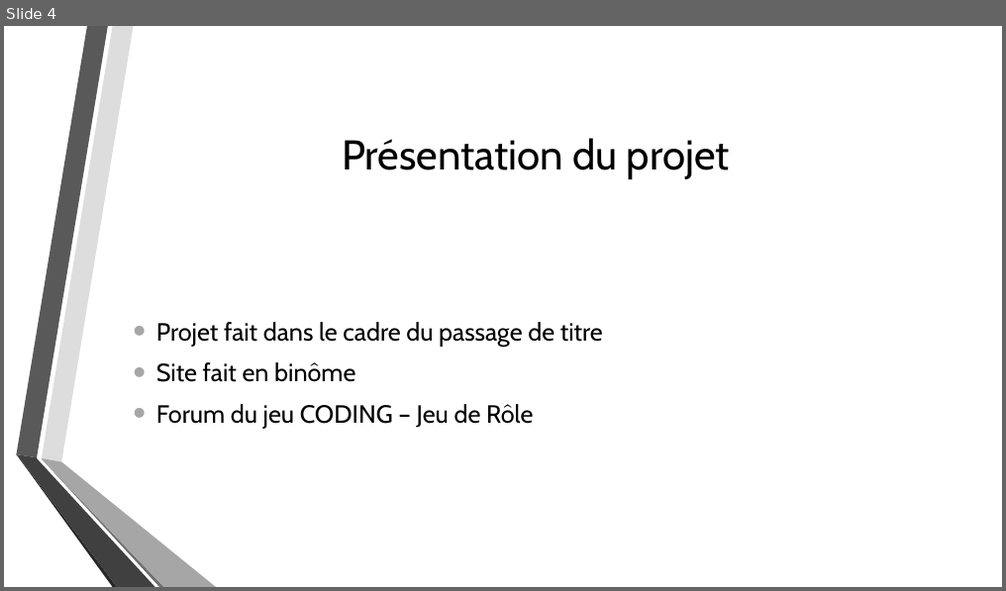
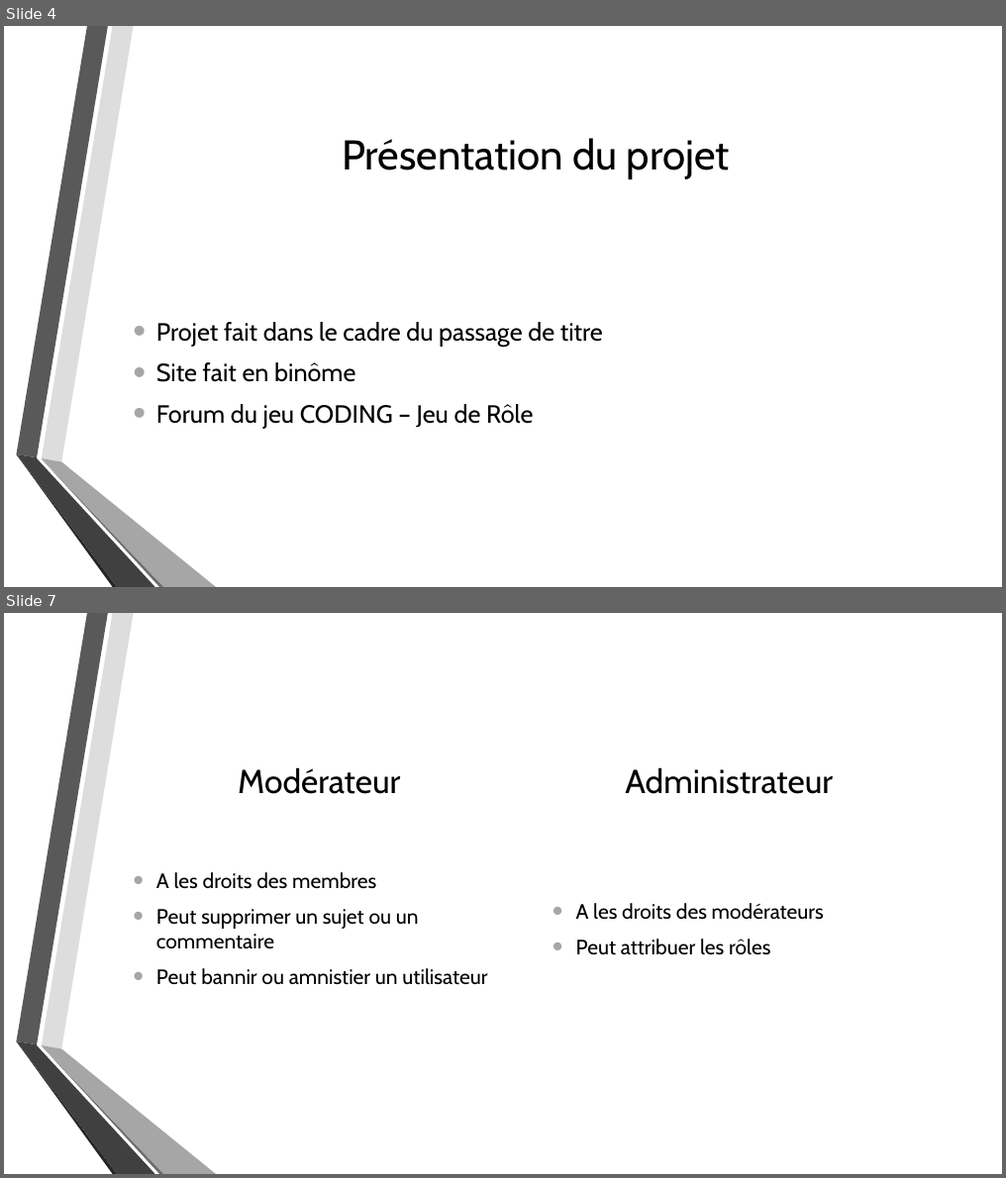
Before and after one commit to Dramaticale/ProjetCODING, a slide deck: Ressources/Documents/Adrian/PrésentationPassage.pptx. Shown one above the other, each under a label of ours: slide 4 before the commit, slides 4 and 7 after it; the slides between them are not shown. The pictures are 1006x591 and 1006x1178 pixels, drawn with LibreOffice and Linux fonts; fonts in the diff are those of the drawing; background and template pictures are left out. Boxes give left, top, right and bottom in pixels: in the first picture for what was removed or moved away, otherwise in the second. Text is boxed around its words. In the diff, an @@ line names an element or a change of style, - is before the commit and + after.

```diff
--- a/Ressources/Documents/Adrian/PrésentationPassage.pptx
+++ b/Ressources/Documents/Adrian/PrésentationPassage.pptx
@@ slide 7 added at bbox=[4, 613, 1002, 1174], background picture (left out); not listed: 6 template elements that a slide beside it also shows @@
@@ title added at bbox=[238, 767, 833, 794], 32 pt, text #000000 @@
+Modérateur Administrateur
@@ text added at bbox=[156, 872, 487, 985], 20 pt, text #000000 @@
+• A les droits des membres
+• Peut supprimer un sujet ou un commentaire
+• Peut bannir ou amnistier un utilisateur
@@ text added at bbox=[576, 903, 824, 956], 20 pt, text #000000 @@
+• A les droits des modérateurs
+• Peut attribuer les rôles
```
Also in this commit, not shown: 1 slide changed, 4 other slides added, 1 other file.
